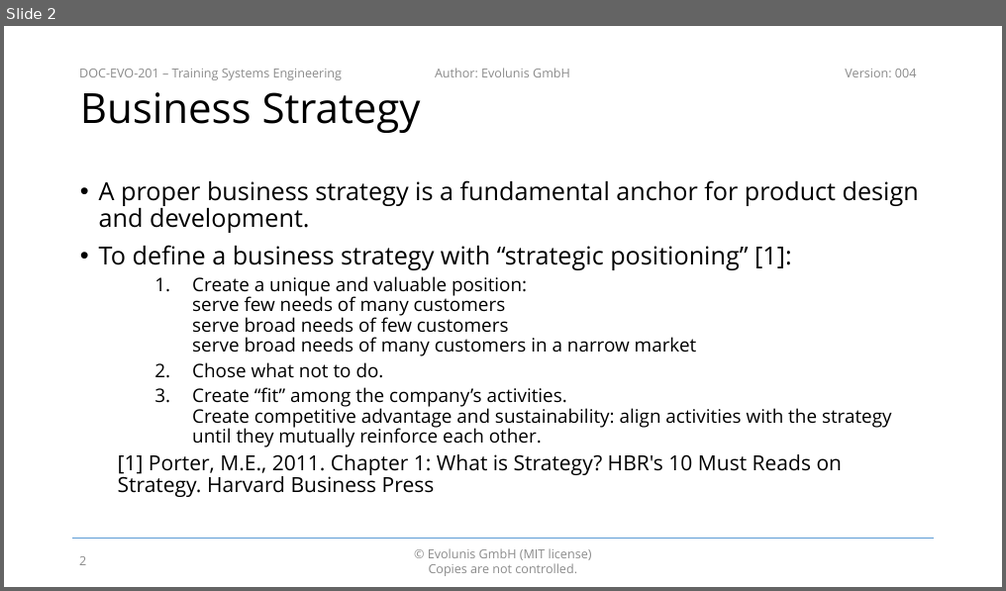
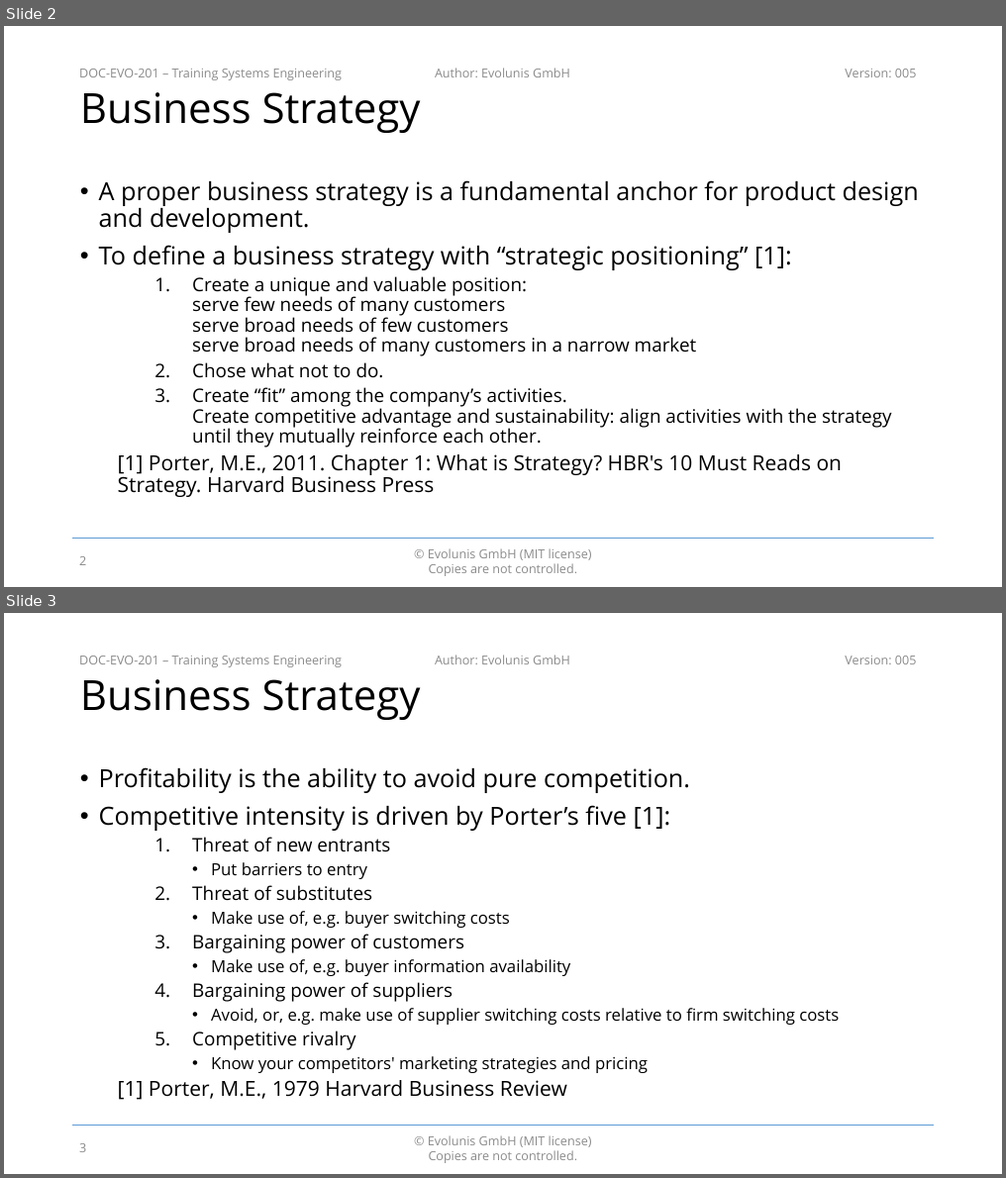
Before and after one commit to evolunis/openQMS, a slide deck: 2. Design and Development/DOC-201 - Training Systems Engineering.pptx. Shown one above the other, each under a label of ours: slide 2 before the commit, slides 2 and 3 after it. The pictures are 1006x591 and 1006x1178 pixels, drawn with LibreOffice and Linux fonts; fonts in the diff are those of the drawing; background and template pictures are left out. Boxes give left, top, right and bottom in pixels: in the first picture for what was removed or moved away, otherwise in the second. Text is boxed around its words. In the diff, an @@ line names an element or a change of style, - is before the commit and + after.

Commit message:
Update Training for Systems Engineering Add slide on Porter's five, to effectively place a medical device product

```diff
--- a/2. Design and Development/DOC-201 - Training Systems Engineering.pptx
+++ b/2. Design and Development/DOC-201 - Training Systems Engineering.pptx
@@ slide 3 added at box(4, 613, 1002, 1174), background #FFFFFF; not listed: 5 template elements that a slide beside it also shows @@
@@ title added at box(80, 679, 421, 720), 40 pt, text #000000 @@
+Business Strategy
@@ text added at box(99, 767, 839, 1100), 16 pt, text #000000 @@
+• Profitability is the ability to avoid pure competition.
+• Competitive intensity is driven by Porter’s five [1]:
+    1. Threat of new entrants
+      • Put barriers to entry
+    2. Threat of substitutes
+      • Make use of, e.g. buyer switching costs
+    3. Bargaining power of customers
+      • Make use of, e.g. buyer information availability
+    4. Bargaining power of suppliers
+      • Avoid, or, e.g. make use of supplier switching costs relative to firm switching costs
+    5. Competitive rivalry
+      • Know your competitors' marketing strategies and pricing
+  [1] Porter, M.E., 1979 Harvard Business Review
@@ page number added at box(79, 1144, 86, 1153), 12 pt, text #8C8C8C @@
+3
@@ slide 2 changed as well @@
@@ text at box(845, 69, 917, 77): text changed @@
-Version: 004
+Version: 005
```
Also in this commit, not shown: 16 other slides changed.
